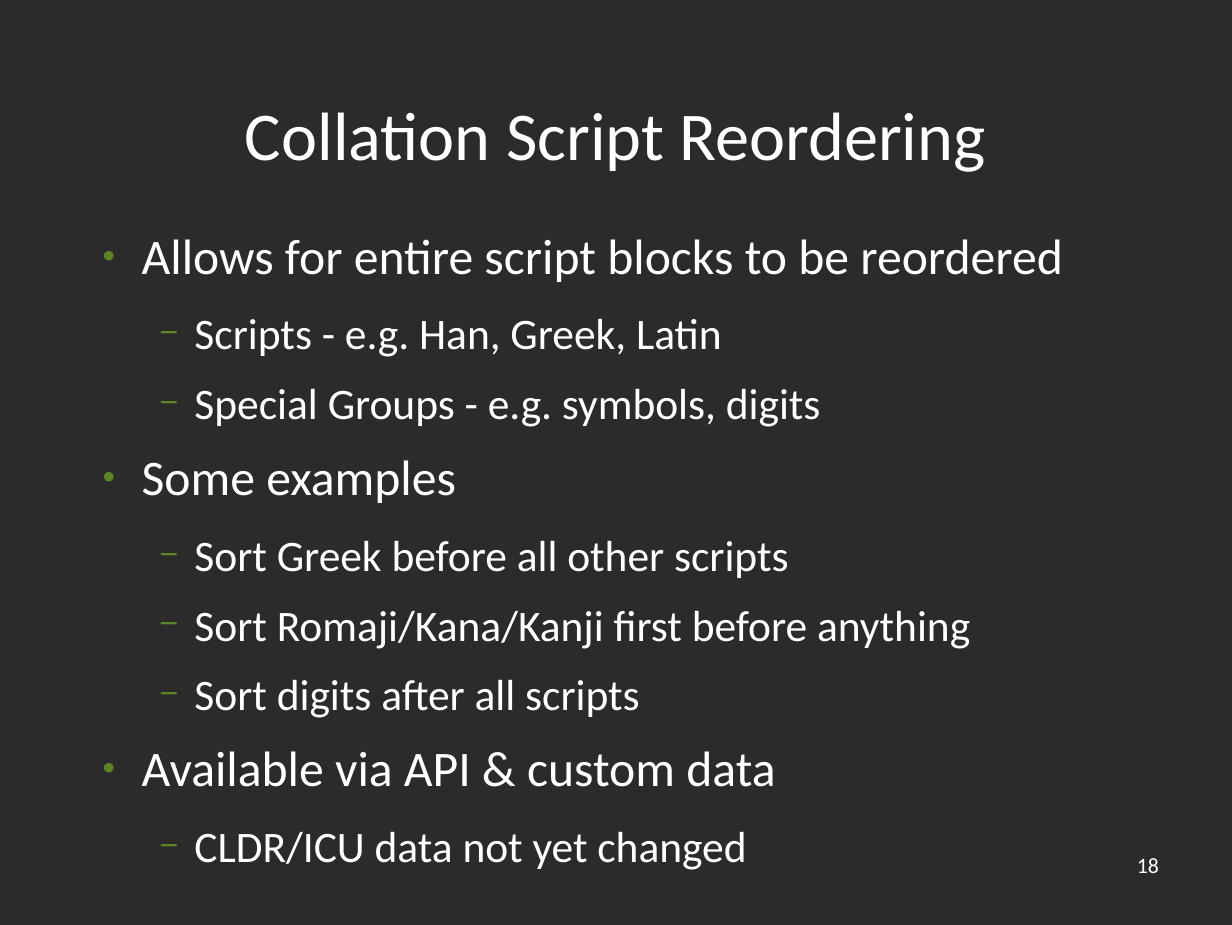
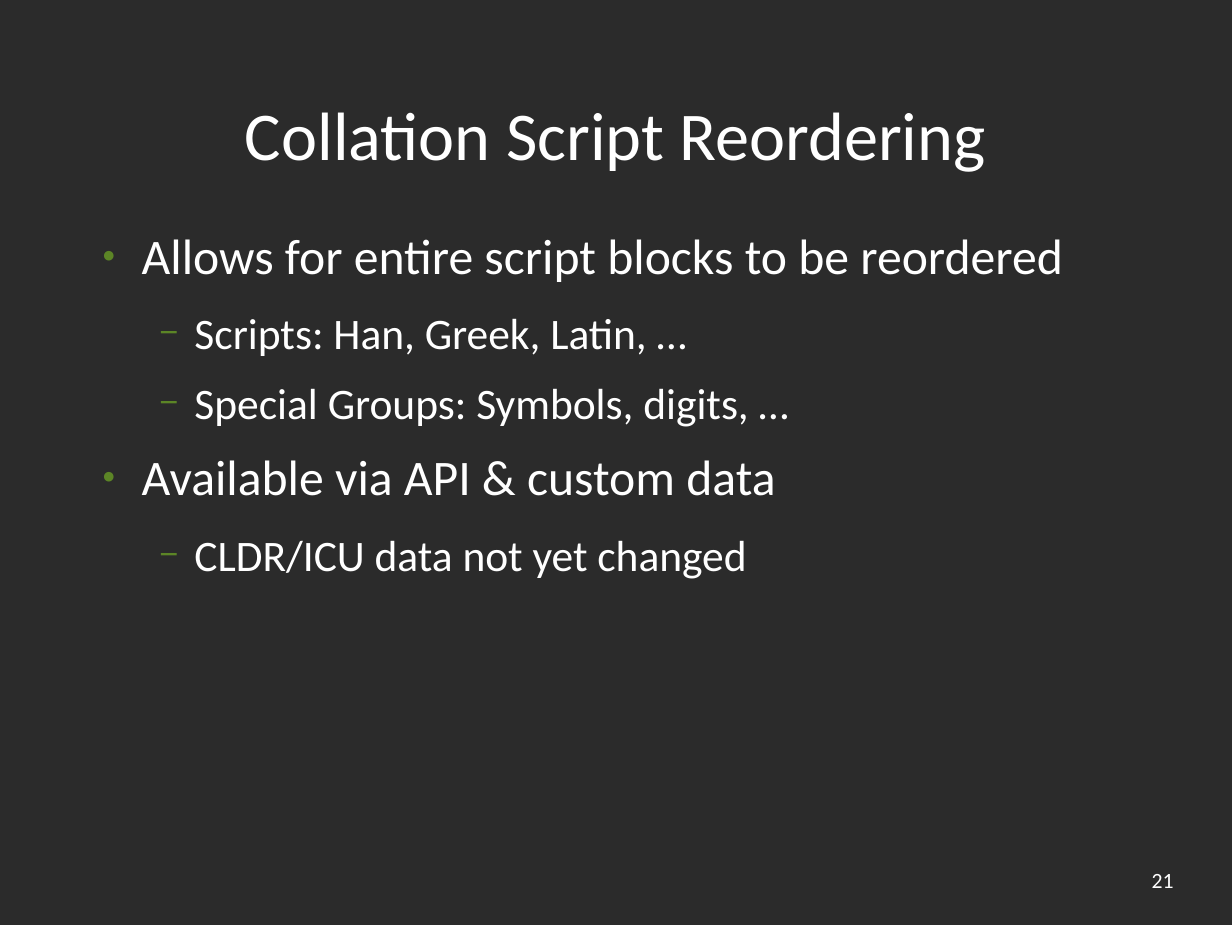
Before and after one commit to unicode-org/icu-docs, a slide deck: slide 21 of docs/pres/icu_overview.odp (slide 18 before the commit). Drawn at 1232x925 pixels with LibreOffice and Linux fonts; fonts in the diff are those of the drawing; background and template pictures are left out; a plain dark background stands for a picture behind light text. Boxes give left, top, right and bottom in pixels: in the first picture for what was removed or moved away, otherwise in the second. Text is boxed around its words. In the diff, an @@ line names an element or a change of style, - is before the commit and + after.

```diff
--- a/docs/pres/icu_overview.odp
+++ b/docs/pres/icu_overview.odp
@@ text at [194,318,748,427]: text changed @@
-  − Scripts - e.g. Han, Greek, Latin
-  − Special Groups - e.g. symbols, digits
-● Some examples
-  − Sort Greek before all other scripts
-  − Sort Romaji/Kana/Kanji first before anything
-  − Sort digits after all scripts
+  − Scripts: Han, Greek, Latin, …
+  − Special Groups: Symbols, digits, …
@@ page number removed at [1137,858,1159,873] @@
-18
@@ page number added at [1152,874,1174,888], 14 pt, text #FFFFFF @@
+21
```
Also in this commit, not shown: 26 other slides changed, 7 slides added, 1 other file.
